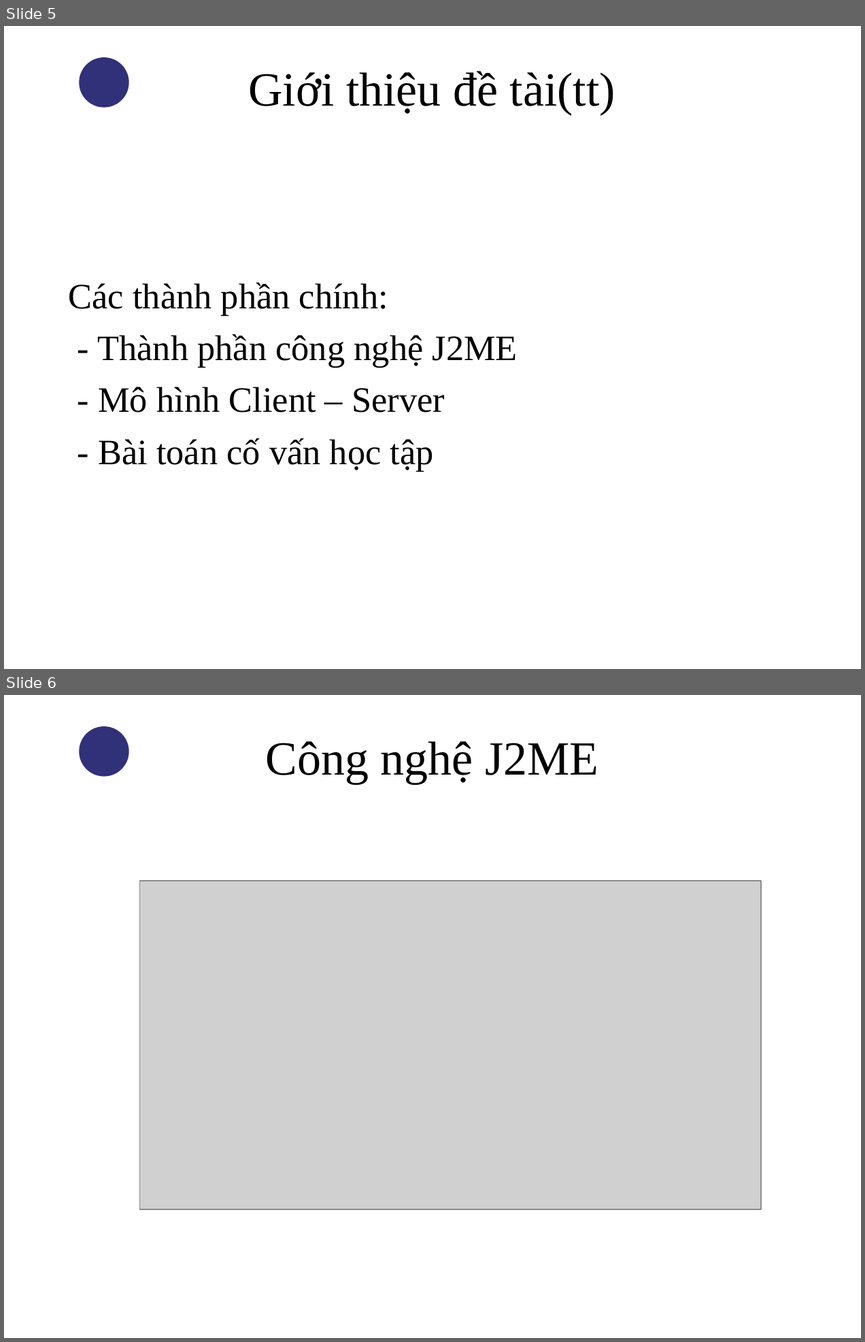
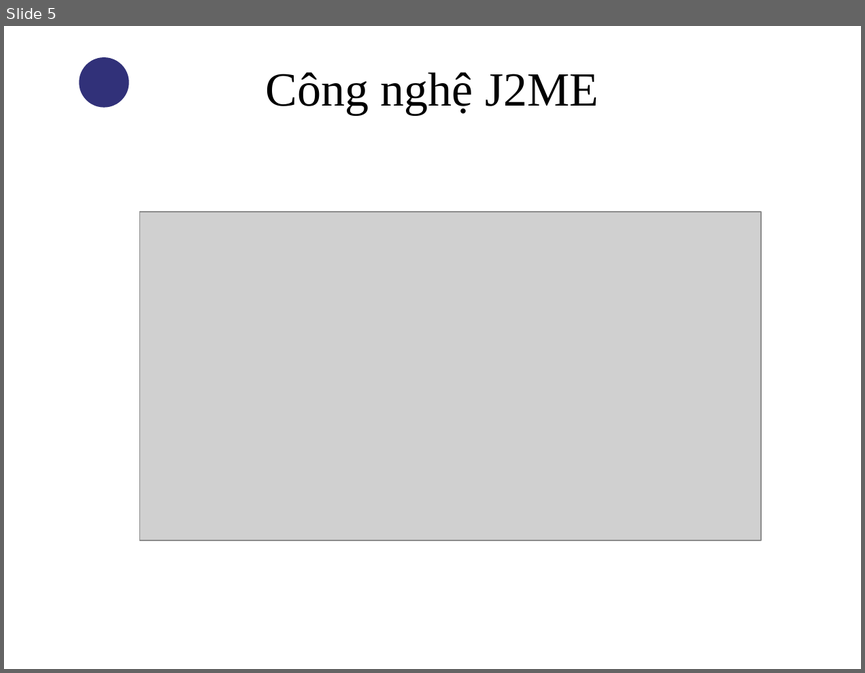
Before and after one commit to thandang/thesis-final, a slide deck: Reports/Slide bao cao.ppt. Shown one above the other, each under a label of ours: slides 5 and 6 before the commit, slide 5 after it. The pictures are 865x1342 and 865x673 pixels, drawn with LibreOffice and Linux fonts; fonts in the diff are those of the drawing; grey boxes stand for pictures; background and template pictures are left out. Boxes give left, top, right and bottom in pixels: in the first picture for what was removed or moved away, otherwise in the second. Text is boxed around its words. In the diff, an @@ line names an element or a change of style, - is before the commit and + after.

```diff
--- a/Reports/Slide bao cao.ppt
+++ b/Reports/Slide bao cao.ppt
@@ slide 5 removed at [4, 26, 861, 669], background picture (left out); not listed: 1 template element that a slide beside it also shows @@
@@ title removed at [248, 71, 615, 114] @@
-Giới thiệu đề tài(tt)
@@ text removed at [69, 282, 517, 471] @@
-Các thành phần chính:
-- Thành phần công nghệ J2ME
-- Mô hình Client – Server
-- Bài toán cố vấn học tập
@@ what was slide 6 is now slide 5 @@
```
Also in this commit, not shown: 7 slides changed, 1 slide added, 1 other slide removed.
